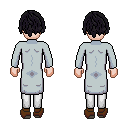
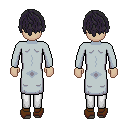
Two versions of the same layered image (128x128). Layer-by-layer changes:
renamed "Pasted Layer" to "asian", moved it above "man1", painted on it over [11, 9, 117, 96]
hid "man1" over [18, 10, 110, 40]
hid "Pasted Layer copy", painted on it over [11, 39, 117, 96]
